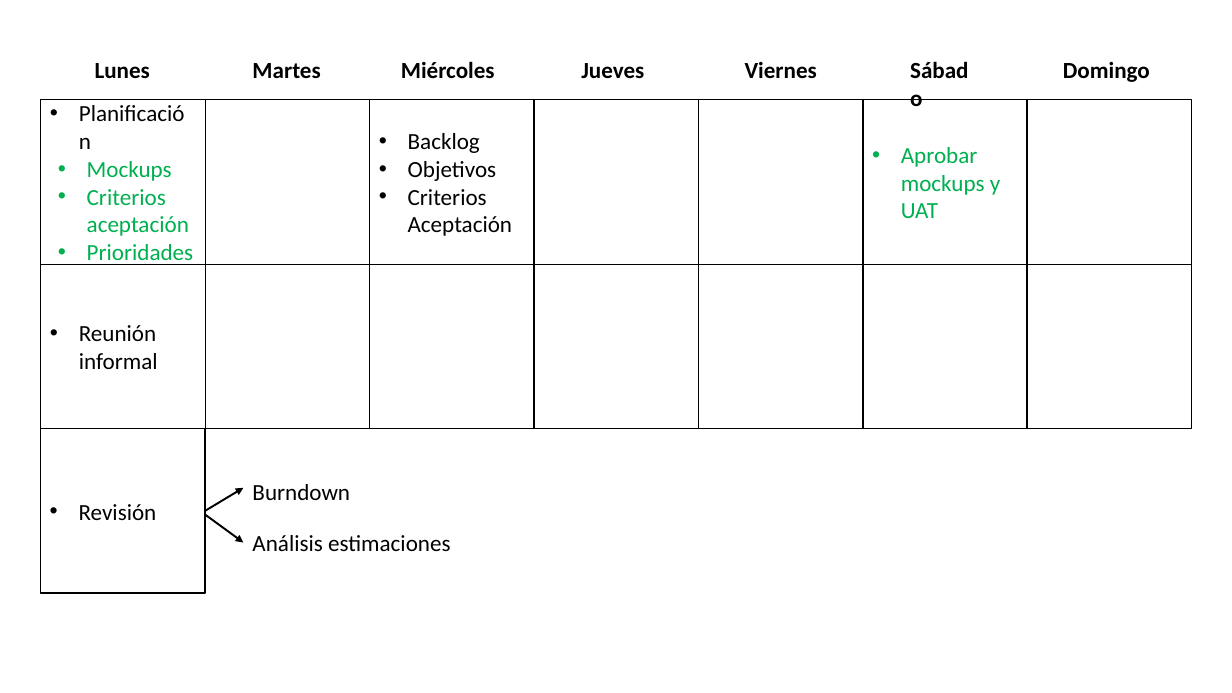
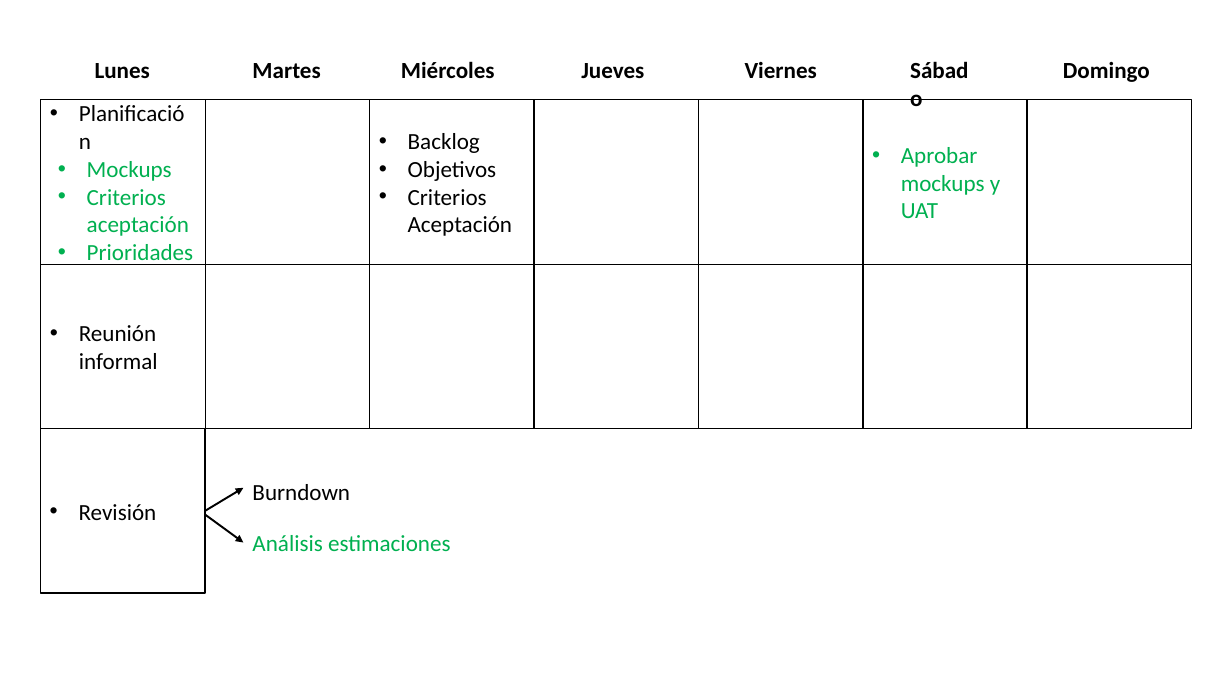
Before and after one commit to dschenkelman/a-malazan-wolvering, a slide deck: slide 9 of Presentacion.pptx (slide 6 before the commit). Drawn at 1232x693 pixels with LibreOffice and Linux fonts; fonts in the diff are those of the drawing. Boxes give left, top, right and bottom in pixels: in the first picture for what was removed or moved away, otherwise in the second. Text is boxed around its words. In the diff, an @@ line names an element or a change of style, - is before the commit and + after.

```diff
--- a/Presentacion.pptx
+++ b/Presentacion.pptx
@@ text "Análisis estimaciones" at box(252, 535, 450, 551): text colour #000000 to #00B050 @@
```
Also in this commit, not shown: 2 other slides changed, 6 slides added.
